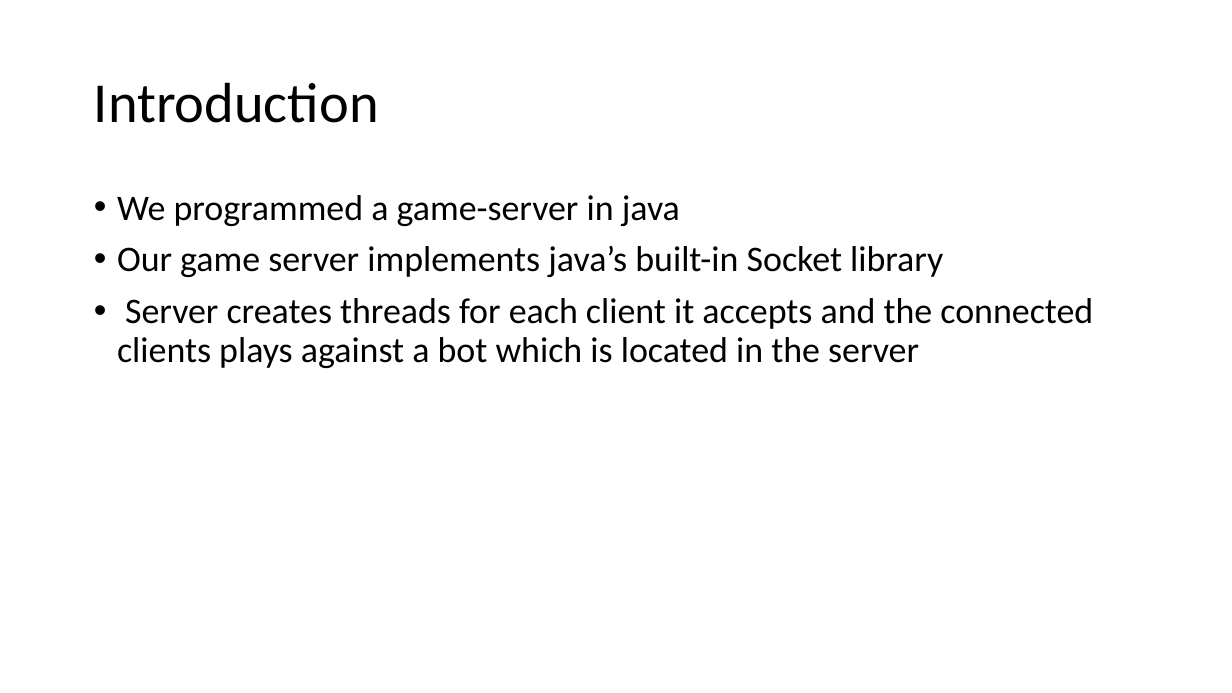
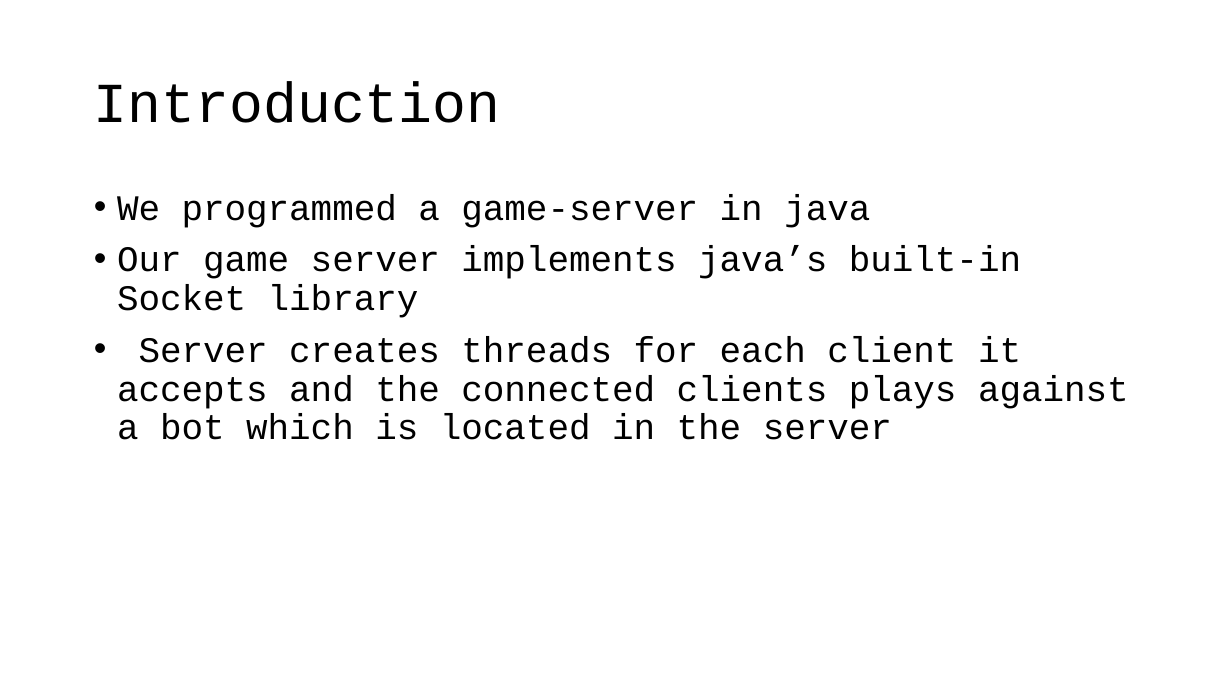
Before and after one commit to rahman-ashik/Demo-Game-Server, a slide deck: slide 2 of Game Server.pptx. Drawn at 1232x693 pixels with LibreOffice and Linux fonts; fonts in the diff are those of the drawing. Boxes give left, top, right and bottom in pixels: in the first picture for what was removed or moved away, otherwise in the second. Text is boxed around its words. In the diff, an @@ line names an element or a change of style, - is before the commit and + after.

```diff
--- a/Game Server.pptx
+++ b/Game Server.pptx
@@ title "Introduction" at (x1=94, y1=81, x2=501, y2=123): font Calibri to Courier New @@
@@ text "We programmed a game-server in ..." at (x1=117, y1=194, x2=1129, y2=440): font Calibri to Courier New @@
```
Also in this commit, not shown: 4 other slides changed, 2 other files.
